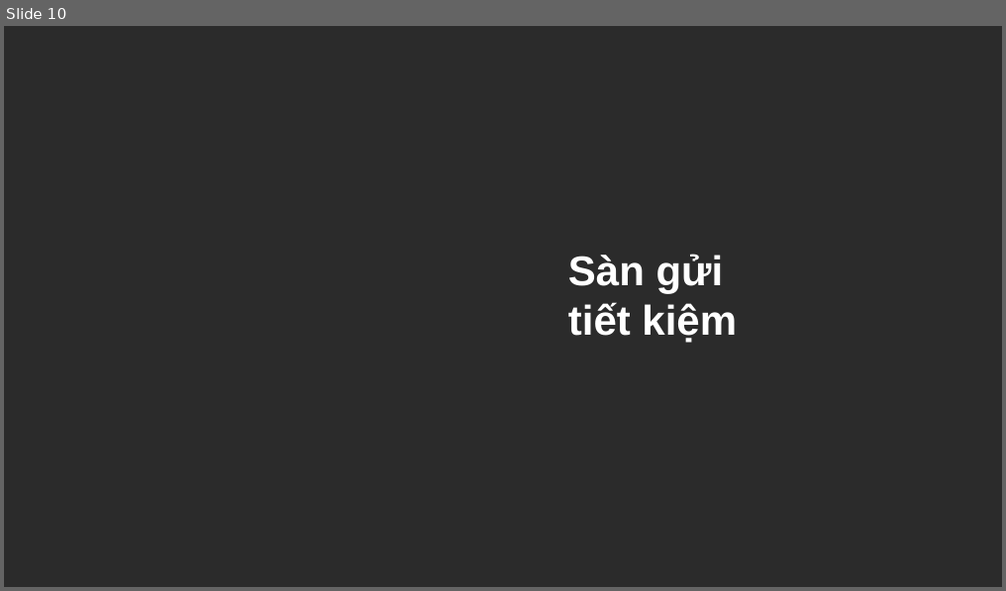
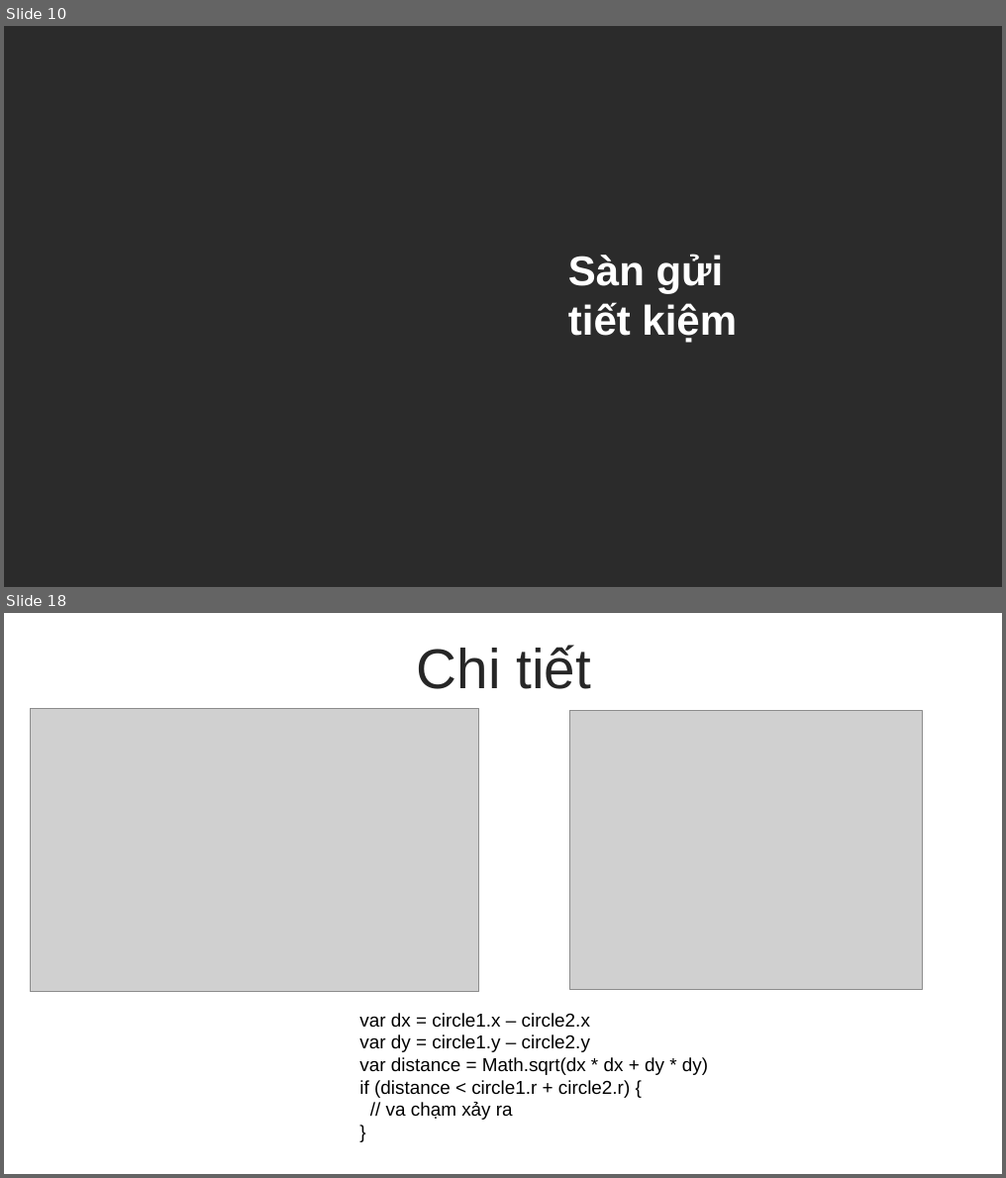
Before and after one commit to augustusflynn/Fishdom_DEFI_Project, a slide deck: FishdomDEFI.pptx. Shown one above the other, each under a label of ours: slide 10 before the commit, slides 10 and 18 after it; the slides between them are not shown. The pictures are 1006x591 and 1006x1178 pixels, drawn with LibreOffice and Linux fonts; fonts in the diff are those of the drawing; grey boxes stand for pictures; background and template pictures are left out; a plain dark background stands for a picture behind light text. Boxes give left, top, right and bottom in pixels: in the first picture for what was removed or moved away, otherwise in the second. Text is boxed around its words. In the diff, an @@ line names an element or a change of style, - is before the commit and + after.

```diff
--- a/FishdomDEFI.pptx
+++ b/FishdomDEFI.pptx
@@ slide 18 added at (4,613,1002,1174), background #FFFFFF @@
@@ text added at (417,645,592,689), 54 pt, text #262626 @@
+Chi tiết
@@ picture added at (30,708,478,992) @@
@@ picture added at (570,711,923,989) @@
@@ text added at (359,1013,708,1120), 18 pt, text #000000 @@
+var dx = circle1.x – circle2.x
+var dy = circle1.y – circle2.y
+var distance = Math.sqrt(dx * dx + dy * dy)
+if (distance < circle1.r + circle2.r) {
+// va chạm xảy ra
+}
```
Also in this commit, not shown: 3 slides changed, 9 other slides added, 2 slides removed, 1 other file.
